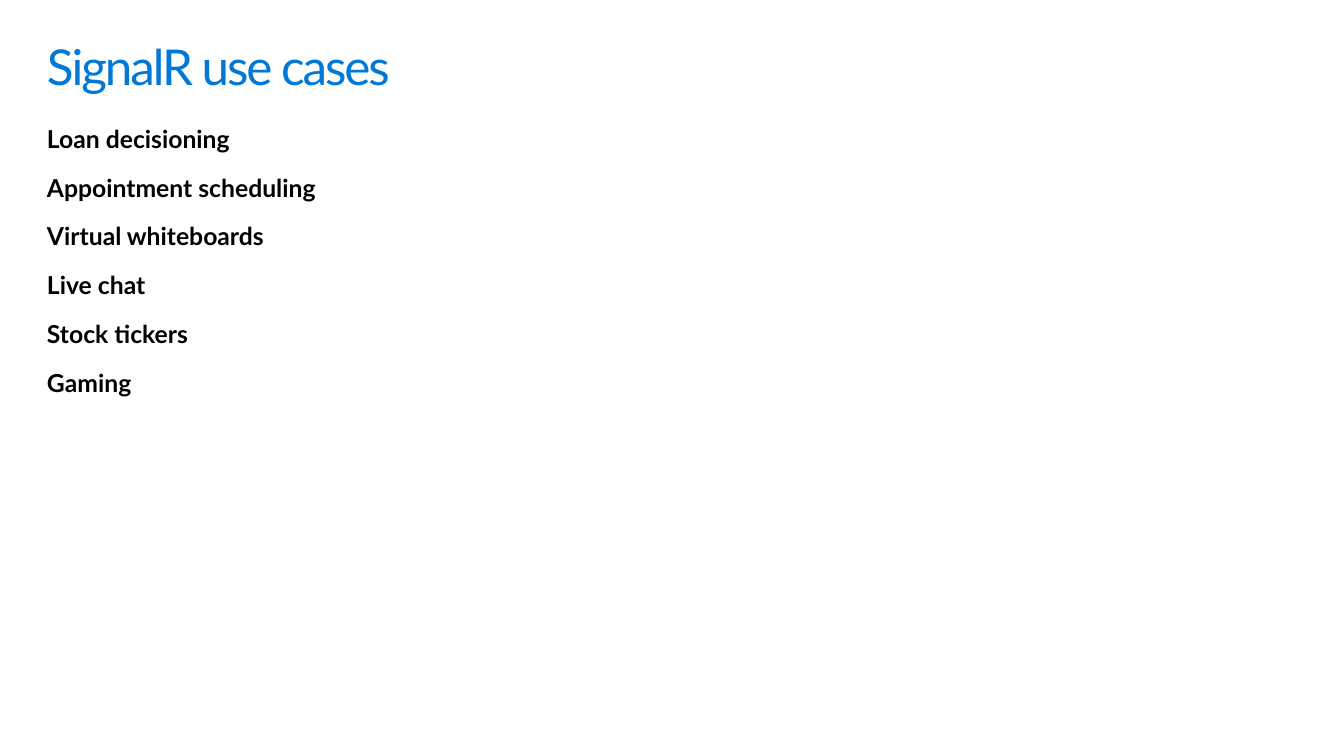
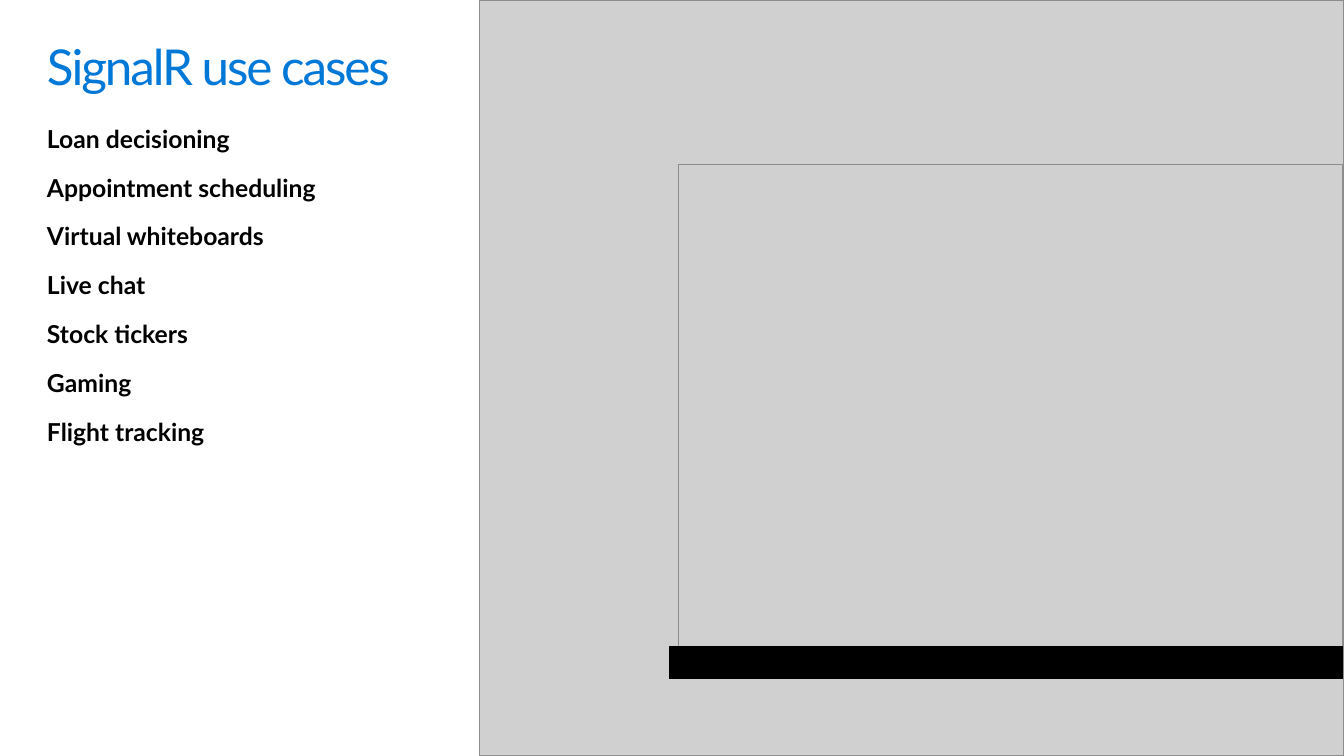
Before and after one commit to scottaddie/slide-decks, a slide deck: slide 4 of Building the Real-time Web with SignalR.pptx. Drawn at 1344x756 pixels with LibreOffice and Linux fonts; fonts in the diff are those of the drawing; grey boxes stand for pictures; background and template pictures are left out. Boxes give left, top, right and bottom in pixels: in the first picture for what was removed or moved away, otherwise in the second. Text is boxed around its words. In the diff, an @@ line names an element or a change of style, - is before the commit and + after.

Commit message:
Tweak SignalR slides

```diff
--- a/Building the Real-time Web with SignalR.pptx
+++ b/Building the Real-time Web with SignalR.pptx
@@ picture added at [479,0,1344,756] @@
@@ picture added at [678,165,1343,664] @@
@@ text at [47,422,204,446]: paragraph added @@
+Flight tracking
@@ line added from (1343, 662) to (669, 662), #000000 24 pt @@
```
Also in this commit, not shown: 5 other slides changed, 2 slides added.
